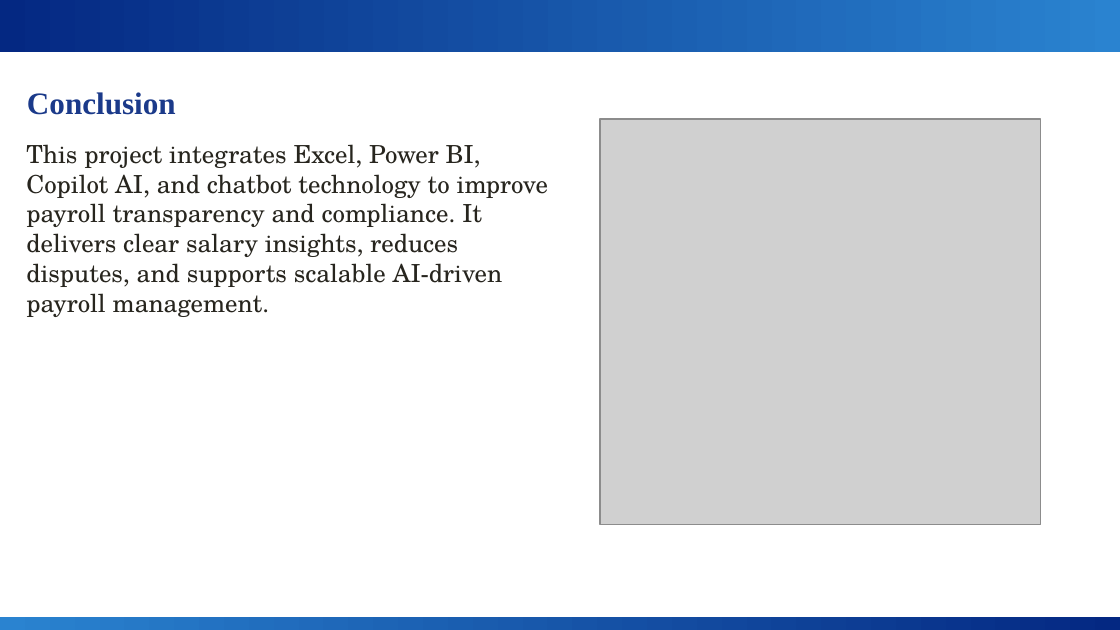
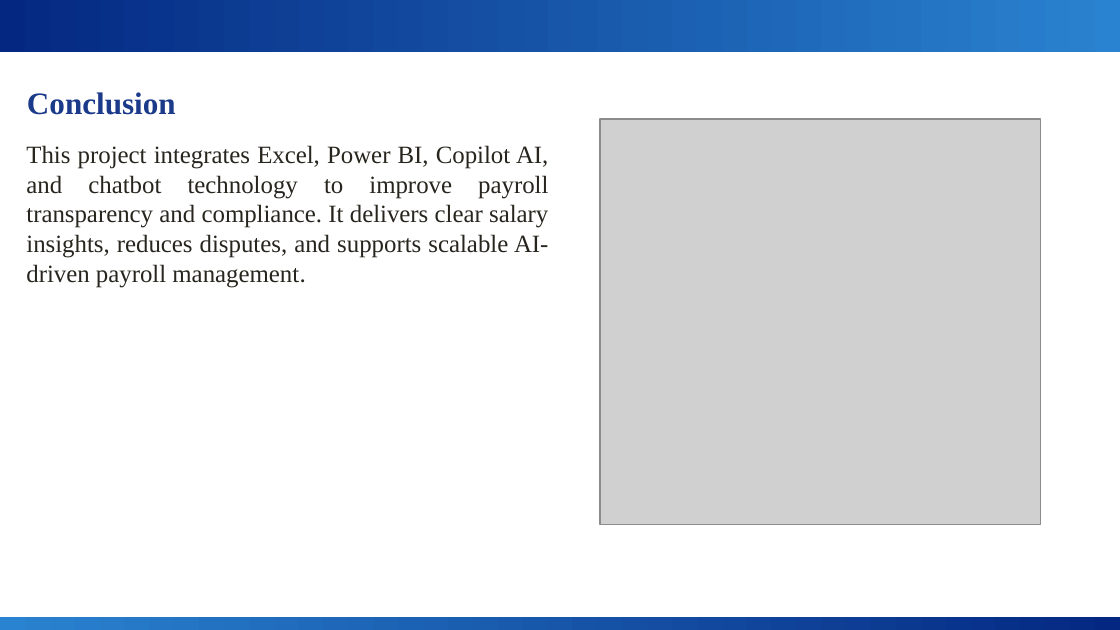
Before and after one commit to snehakhandelwal666-cmyk/sneha_project, a slide deck: slide 11 of PAY LENS - VISUALISING SALARY TRUTH WITH BI & AI.pptx. Drawn at 1120x630 pixels with LibreOffice and Linux fonts; fonts in the diff are those of the drawing; grey boxes stand for pictures; background and template pictures are left out. Boxes give left, top, right and bottom in pixels: in the first picture for what was removed or moved away, otherwise in the second. Text is boxed around its words. In the diff, an @@ line names an element or a change of style, - is before the commit and + after.

```diff
--- a/PAY LENS - VISUALISING SALARY TRUTH WITH BI & AI.pptx
+++ b/PAY LENS - VISUALISING SALARY TRUTH WITH BI & AI.pptx
@@ text "This project integrates Excel, Power ..." at (26, 145, 548, 288): font TeX Gyre Schola to Times New Roman; alignment left to justified @@
```
Also in this commit, not shown: 4 other slides changed, 1 slide added, 1 slide removed.
